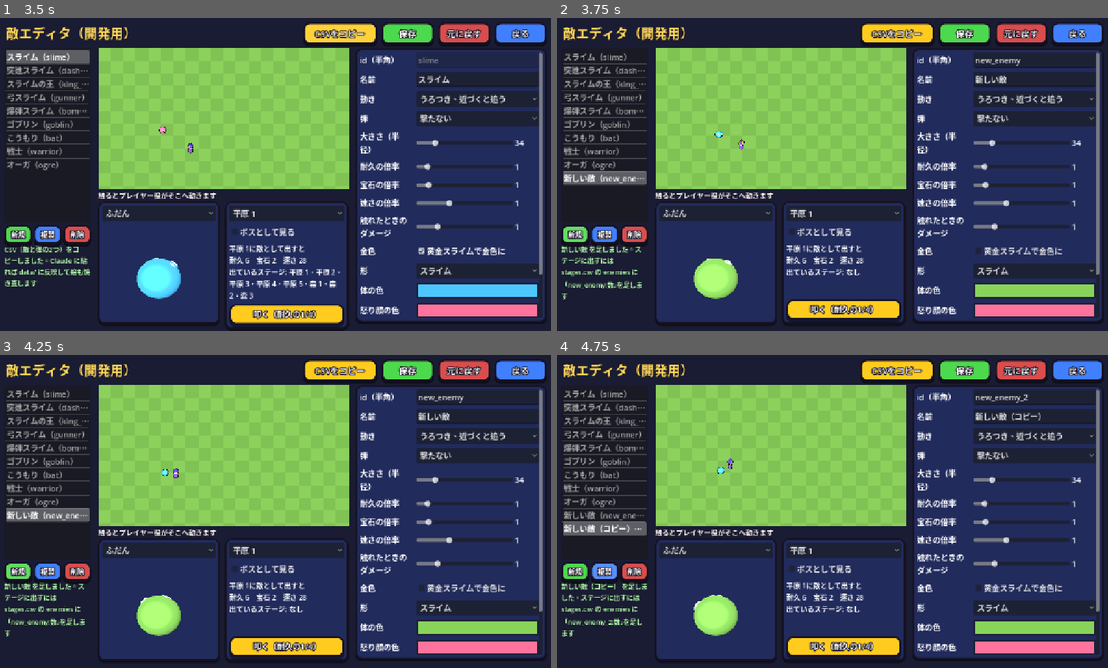
Above: before the commit, frames 1-4 (two rows, left to right).
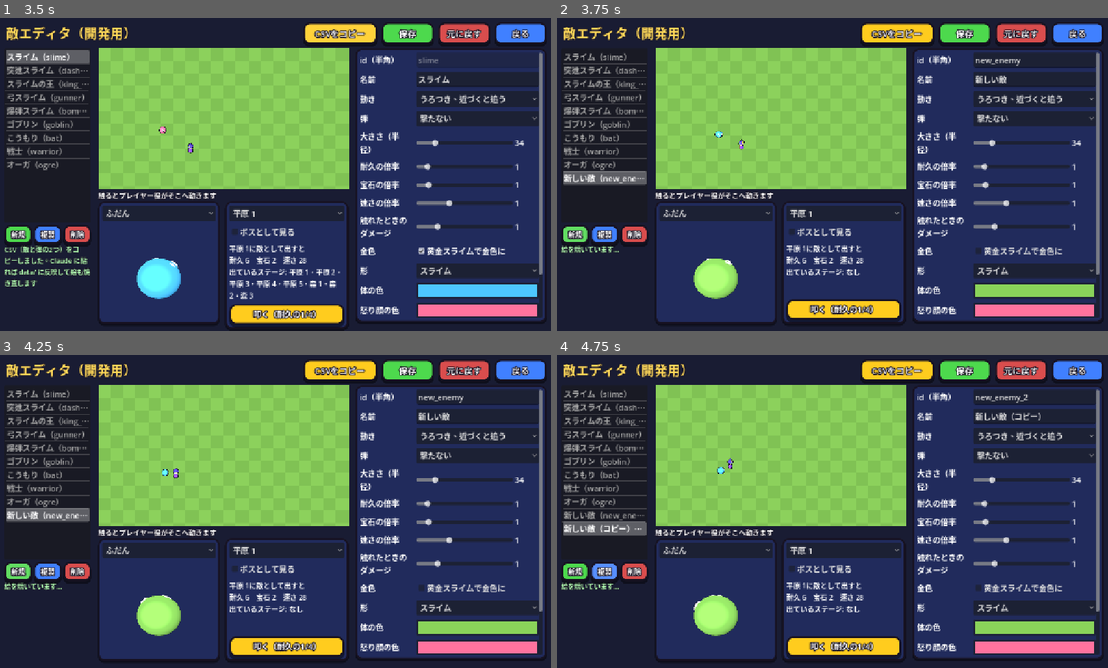
Above: after the commit, the same moments.

Repository: elefolo4565/fantasyIncremental
Game: Godot game, scene res://scenes/enemy_editor/enemy_editor.tscn
The game is run twice, just before and just after one commit, with the same random seed, the same clock (stepped at 60 frames per second) and the same inputs. This scene is started directly instead of the project's main scene.
Inputs:
- Up to frame 1 (3.5 s): click "戻る" at 0.5 s; click "元に戻す" at 1.25 s; click "保存" at 2 s; click "CSVをコピー" at 2.75 s
- Up to frame 2 (3.75 s): click "新規" at 3.5 s
- Up to frame 3 (4.25 s): no input
- Up to frame 4 (4.75 s): click "複製" at 4.25 s

Frame 1 is identical in both runs. In frame 2, 0.6% of the frame differs, in the area x 0-16%, y 72-90%; in frame 3, 0.6%; in frame 4, 0.7%, in the area x 0-17%, y 72-90%.

Commit message:
敵エディタで形や色を変えたら、中央の動く絵もその場で焼き直す
SpriteBaker が MonsterModel を render_enemies と同じ写し方で8方向×4コマに焼き、
EnemyDef.use_sheets でプレビュー（と再読み込みまでのゲーム）の絵に差し替える。
まだ絵のない新しい敵も、スライムの代わりの絵ではなく選んだ形で動く。

Co-Authored-By: Claude Opus 5.5 (1M context) <noreply@anthropic.com>
Claude-Session: https://claude.ai/code/session_01TUik1f4JSHLmG8xXeEbnoe

Diff:
--- a/scenes/enemy_editor/enemy_editor.gd
+++ b/scenes/enemy_editor/enemy_editor.gd
@@ -5,6 +5,7 @@
 ## 右の下では撃つ弾（data/shots.csv の1行）を選び、弾の種類・狙い・数・向き・撃ち方を変えられる。
 ## 変えた内容は CSV にして書き出す（エディタで開いたときは data/enemies.csv・data/shots.csv に保存、Web 版はダウンロードとコピー）。
 ## 書き出すまでの変更はこの端末に下書きとして残り、ゲームにも（再読み込みまで）反映される。
+## 形や色を変えたとき（とまだ絵を焼いていない敵）は、SpriteBaker でその場で絵を焼いて中央の動く絵にも出す。
 
 signal closed
 
@@ -70,6 +71,8 @@
 const PATROL_RESUME := 3.0
 const MODEL_TURN_SPEED := 0.8
 const DRAFT_SAVE_DELAY := 0.8
+## 色をつまみで動かしているあいだは焼かず、手を止めてからこの秒数で焼く
+const BAKE_DELAY := 0.4
 
 var _defs: Array[EnemyDef] = []
 var _columns: PackedStringArray = PackedStringArray(DEFAULT_COLUMNS)
@@ -100,9 +103,19 @@
 var _model_pivot: Node3D
 var _model: MonsterModel
 
+var _baker: SpriteBaker
+var _bake_left := -1.0
+## 敵 → その場で焼いた絵の形と色（変わっていれば焼き直す）
+var _baked_looks: Dictionary = {}
+## id → data/enemies.csv での形と色（assets/sprites/enemies/ の絵はこれで焼いてある）
+var _file_looks: Dictionary = {}
+
 
 func _ready() -> void:
 	set_anchors_preset(Control.PRESET_FULL_RECT)
+	_baker = SpriteBaker.new()
+	_baker.baked.connect(_on_baked)
+	add_child(_baker)
 	_build_layout()
 	_load(true)
 
@@ -115,6 +128,11 @@
 		_draft_left -= delta
 		if _draft_left < 0.0:
 			_save_drafts()
+	if _bake_left >= 0.0:
+		_bake_left -= delta
+		if _bake_left < 0.0 and not _defs.is_empty():
+			_set_status("絵を焼いています…")
+			_baker.bake(_current())
 
 
 func _draw() -> void:
@@ -129,6 +147,10 @@
 	if use_draft and FileAccess.file_exists(DRAFT_PATH):
 		path = DRAFT_PATH
 	_columns = _read_header(path, DEFAULT_COLUMNS)
+	_file_looks.clear()
+	for row in Balance.load_table(ENEMIES_PATH):
+		var saved := EnemyDef.from_row(row)
+		_file_looks[saved.id] = _look_of(saved)
 	_defs.clear()
 	for row in Balance.load_table(path):
 		_defs.append(EnemyDef.from_row(row))
@@ -386,6 +408,8 @@
 	_rebuild_monster()
 	_rebuild_model()
 	_refresh_info()
+	if _needs_bake(_current()):
+		_queue_bake(0.0)
 
 
 func _is_boss_somewhere(id: StringName) -> bool:
@@ -441,6 +465,7 @@
 	_current().model = MODELS[index][0]
 	_changed()
 	_rebuild_model()
+	_queue_bake(0.0)
 
 
 func _on_slider_changed(value: float, key: String) -> void:
@@ -473,6 +498,7 @@
 	_current().set(key, color)
 	_changed()
 	_rebuild_model()
+	_queue_bake(BAKE_DELAY)
 
 
 func _on_memo_changed() -> void:
@@ -723,6 +749,35 @@
 			Rect2(Vector2(0, Player.FOOT_Y) - Player.SHEET_FOOT * Player.SHEET_PIXEL, Vector2.ONE * Player.SHEET_CELL * Player.SHEET_PIXEL),
 			Rect2(0, wrapi(roundi(facing.angle() / (TAU / Player.SHEET_DIRECTIONS)), 0, Player.SHEET_DIRECTIONS) * Player.SHEET_CELL,
 					Player.SHEET_CELL, Player.SHEET_CELL), tint)
+
+
+# ---- その場で焼く絵 ----
+
+## 形と色の組（これが焼いた絵と同じなら焼き直さない）。
+static func _look_of(def: EnemyDef) -> String:
+	return "%s/%s/%s" % [def.model, def.color.to_html(), def.angry_color.to_html()]
+
+
+## まだ焼いた絵がない敵か、焼いてから形や色を変えた敵。
+func _needs_bake(def: EnemyDef) -> bool:
+	if _baked_looks.has(def):
+		return _baked_looks[def] != _look_of(def)
+	return not ResourceLoader.exists(EnemyDef.SPRITE_DIR + String(def.id) + ".png") \
+			or _file_looks.get(def.id, "") != _look_of(def)
+
+
+func _queue_bake(delay: float) -> void:
+	if not _defs.is_empty() and _needs_bake(_current()):
+		_bake_left = delay
+
+
+func _on_baked(def: EnemyDef, sheets: Dictionary) -> void:
+	def.use_sheets(sheets)
+	_baked_looks[def] = _look_of(def)
+	_set_status("%s の絵を焼きました（保存する絵は Claude が tools/render_enemies で焼き直します）" % def.name)
+	# 焼いている間にまた変えていたら、もう一度焼く
+	if def == _current() and _needs_bake(def):
+		_queue_bake(0.0)
 
 
 # ---- 3Dの見た目 ----
--- /dev/null
+++ b/scenes/enemy_editor/sprite_baker.gd
@@ -0,0 +1,114 @@
+class_name SpriteBaker
+extends Node
+## 敵エディタの中で、敵の仮モデル（MonsterModel）をその場で8方向×4コマの絵に焼く。
+## 形や色を変えたとき、中央の動くプレビューにも新しい見た目を出すために使う（焼いた絵は保存しない）。
+## 写し方は tools/render_enemies/render_enemies.gd と同じ。縁取りだけ、速さのために簡単なやり方にしている。
+## 焼き終わると baked を出す（sheets は ""・"angry" の絵）。焼いている途中で次を頼むと、前のは捨てる。
+
+signal baked(def: EnemyDef, sheets: Dictionary)
+
+## render_enemies.gd と合わせる
+const CELL := 128
+const DIRECTIONS := 8
+const FRAMES := 4
+const CAMERA_PITCH := 40.0
+const CAMERA_SIZE := 2.2
+const FOOT := Vector2(64, 104)
+const OUTLINE_COLOR := Color(0.09, 0.07, 0.13)
+const OUTLINE_PX := 5
+## 縁取りで影をずらして重ねる向きの数
+const OUTLINE_STEPS := 16
+
+var _viewport: SubViewport
+var _camera: Camera3D
+var _pivot: Node3D
+var _outline_fill: Image
+var _ticket := 0
+
+
+func _ready() -> void:
+	_viewport = SubViewport.new()
+	_viewport.size = Vector2i(CELL, CELL)
+	_viewport.transparent_bg = true
+	_viewport.own_world_3d = true
+	_viewport.render_target_update_mode = SubViewport.UPDATE_ALWAYS
+	add_child(_viewport)
+	var environment := Environment.new()
+	environment.background_mode = Environment.BG_CLEAR_COLOR
+	environment.ambient_light_source = Environment.AMBIENT_SOURCE_COLOR
+	environment.ambient_light_color = Color(0.75, 0.75, 0.85)
+	environment.ambient_light_energy = 0.55
+	var world := WorldEnvironment.new()
+	world.environment = environment
+	_viewport.add_child(world)
+	var light := DirectionalLight3D.new()
+	light.rotation = Vector3(deg_to_rad(-50), deg_to_rad(-35), 0)
+	light.light_energy = 1.1
+	_viewport.add_child(light)
+	_pivot = Node3D.new()
+	_viewport.add_child(_pivot)
+	_camera = Camera3D.new()
+	_camera.projection = Camera3D.PROJECTION_ORTHOGONAL
+	_camera.rotation.x = deg_to_rad(-CAMERA_PITCH)
+	_camera.size = CAMERA_SIZE
+	_viewport.add_child(_camera)
+	# 原点（足元）がコマの FOOT に映るようにカメラを置く
+	var pixel := CAMERA_SIZE / CELL
+	var basis := _camera.transform.basis
+	_camera.position = basis.z * 10.0 + basis.y * (FOOT.y - CELL * 0.5) * pixel + basis.x * (CELL * 0.5 - FOOT.x) * pixel
+	_outline_fill = Image.create(CELL, CELL, false, Image.FORMAT_RGBA8)
+	_outline_fill.fill(OUTLINE_COLOR)
+
+
+## def のふだんと怒り顔の絵を焼く。終わると baked を出す。
+func bake(def: EnemyDef) -> void:
+	_ticket += 1
+	var ticket := _ticket
+	var sheets := {}
+	for variant in [&"", &"angry"]:
+		var sheet := await _bake_sheet(def, variant == &"angry", ticket)
+		if sheet == null:
+			return
+		sheets[variant] = ImageTexture.create_from_image(sheet)
+	baked.emit(def, sheets)
+
+
+func is_busy() -> bool:
+	return _pivot.get_child_count() > 0
+
+
+func _bake_sheet(def: EnemyDef, angry: bool, ticket: int) -> Image:
+	var model := MonsterModel.new()
+	model.shape = def.model
+	model.body_color = def.angry_color if angry else def.color
+	model.angry = angry
+	_pivot.add_child(model)
+	var sheet := Image.create(CELL * FRAMES, CELL * DIRECTIONS, false, Image.FORMAT_RGBA8)
+	for direction in DIRECTIONS:
+		# 画面の右から時計回りに45度ずつ。画面の右＝ワールドの +X、画面の下＝ワールドの +Z
+		var angle := TAU * direction / DIRECTIONS
+		_pivot.rotation.y = atan2(cos(angle), sin(angle))
+		for frame in FRAMES:
+			model.set_walk(float(frame) / FRAMES)
+			await RenderingServer.frame_post_draw
+			await RenderingServer.frame_post_draw
+			if ticket != _ticket:
+				model.free()
+				return null
+			var image := _viewport.get_texture().get_image()
+			image.convert(Image.FORMAT_RGBA8)
+			sheet.blit_rect(_outlined(image), Rect2i(0, 0, CELL, CELL), Vector2i(frame * CELL, direction * CELL))
+	model.free()
+	return sheet
+
+
+## 絵の形をまわりにずらして縁取り色で敷き、その上に元の絵を重ねる。
+func _outlined(image: Image) -> Image:
+	var result := Image.create(CELL, CELL, false, Image.FORMAT_RGBA8)
+	var rect := Rect2i(0, 0, CELL, CELL)
+	for radius in [OUTLINE_PX * 0.5, OUTLINE_PX]:
+		for i in OUTLINE_STEPS:
+			var offset := Vector2(radius, 0).rotated(TAU * i / OUTLINE_STEPS)
+			result.blend_rect_mask(_outline_fill, image, rect, Vector2i(roundi(offset.x), roundi(offset.y)))
+	result.blend_rect(image, rect, Vector2i.ZERO)
+	return result
--- a/scripts/data/enemy_def.gd
+++ b/scripts/data/enemy_def.gd
@@ -90,6 +90,11 @@
 
 
 ## variant は &""（ふだん）・&"angry"・&"golden"。その絵がなければふだんの絵を返す。
+## 敵エディタがその場で焼いた絵に差し替える（形や色を変えたとき。sheets は ""・"angry" などの絵）。
+func use_sheets(sheets: Dictionary) -> void:
+	_sheets = sheets.duplicate()
+
+
 func sheet(variant: StringName = &"") -> Texture2D:
 	if _sheets.has(variant):
 		return _sheets[variant]
Not shown, added: scenes/enemy_editor/sprite_baker.gd.uid
Not shown, changed: tools/render_enemies/README.md
